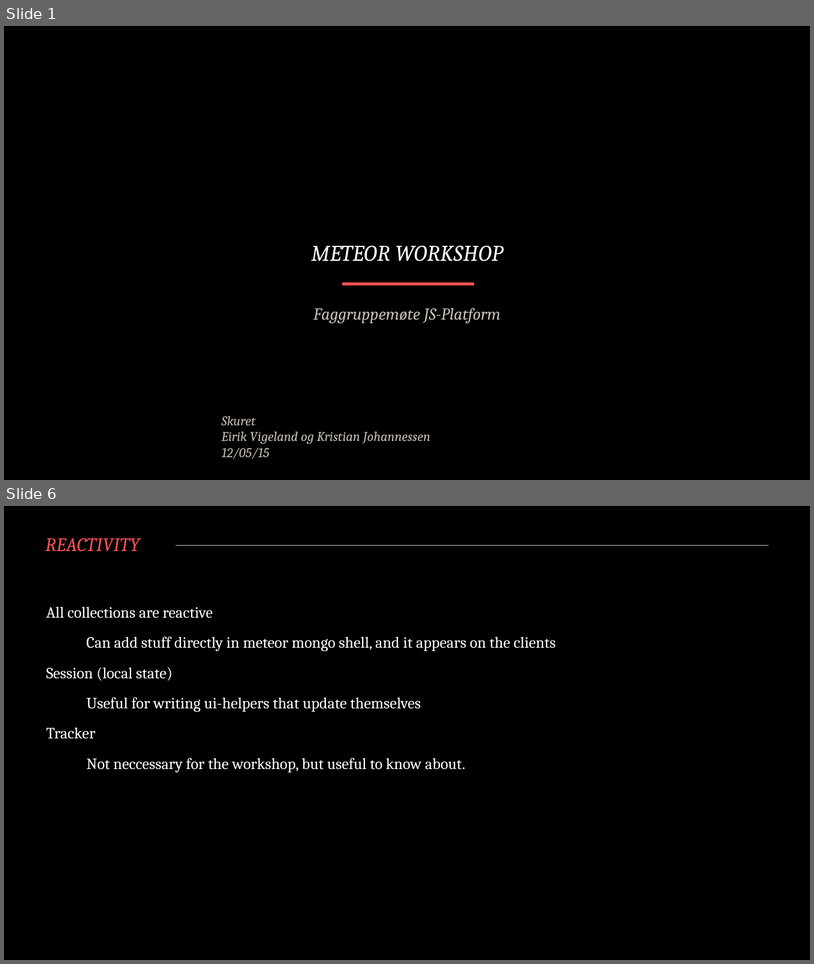
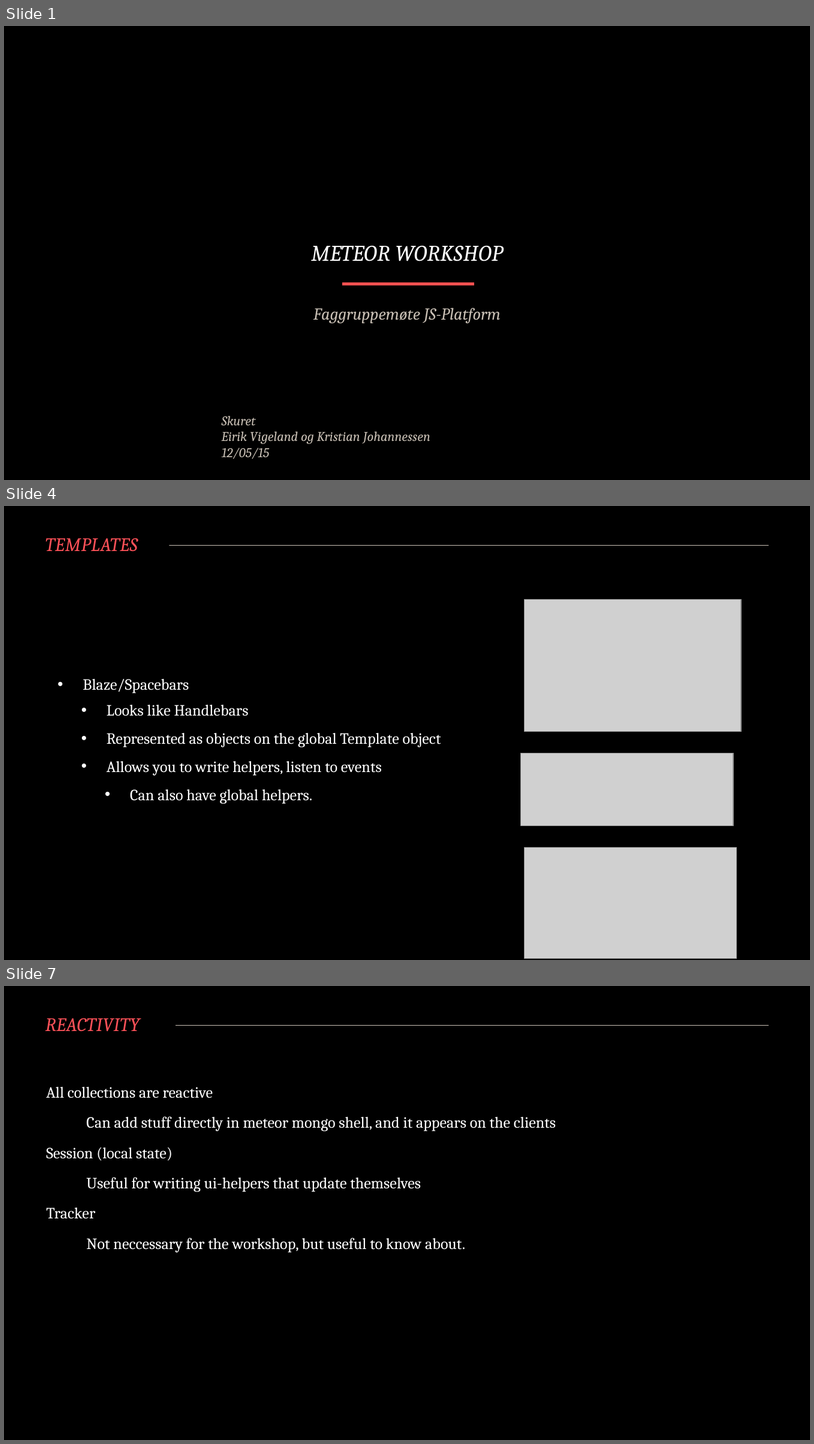
Before and after one commit to EirikV/meteor-workshop, a slide deck: private/Presentasjon.pptx. Shown one above the other, each under a label of ours: slides 1 and 6 before the commit, slides 1, 4 and 7 after it; the slides between them are not shown. The pictures are 814x964 and 814x1444 pixels, drawn with LibreOffice and Linux fonts; fonts in the diff are those of the drawing; grey boxes stand for pictures; background and template pictures are left out. Boxes give left, top, right and bottom in pixels: in the first picture for what was removed or moved away, otherwise in the second. Text is boxed around its words. In the diff, an @@ line names an element or a change of style, - is before the commit and + after.

```diff
--- a/private/Presentasjon.pptx
+++ b/private/Presentasjon.pptx
@@ slide 4 added at (x1=4, y1=506, x2=810, y2=960), background #000000; not listed: 1 template element that a slide beside it also shows @@
@@ title added at (x1=45, y1=538, x2=138, y2=552), 17 pt, text #FD5158, italic @@
+TEMPLATES
@@ picture added at (x1=525, y1=600, x2=742, y2=732) @@
@@ text added at (x1=83, y1=679, x2=441, y2=804), 14 pt, text #FFFFFF @@
+• Blaze/Spacebars
+  • Looks like Handlebars
+  • Represented as objects on the global Template object
+  • Allows you to write helpers, listen to events
+    • Can also have global helpers.
@@ picture added at (x1=521, y1=753, x2=734, y2=825) @@
@@ picture added at (x1=525, y1=847, x2=738, y2=958) @@
@@ what was slide 6 is now slide 7 @@
```
Also in this commit, not shown: 3 slides changed, 2 other slides added, 2 slides removed.
